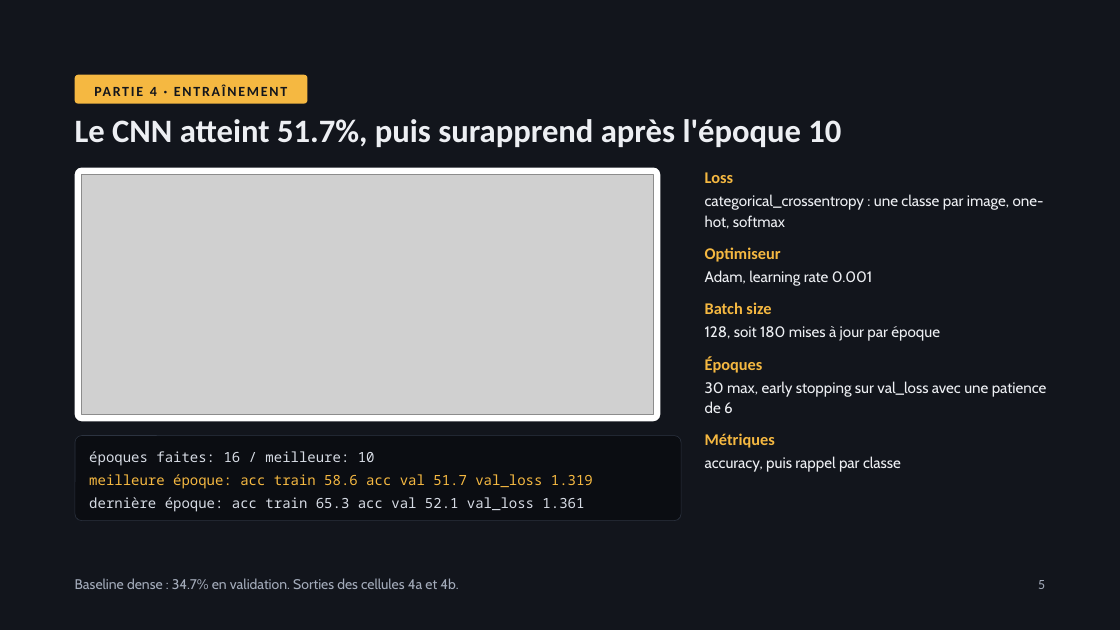
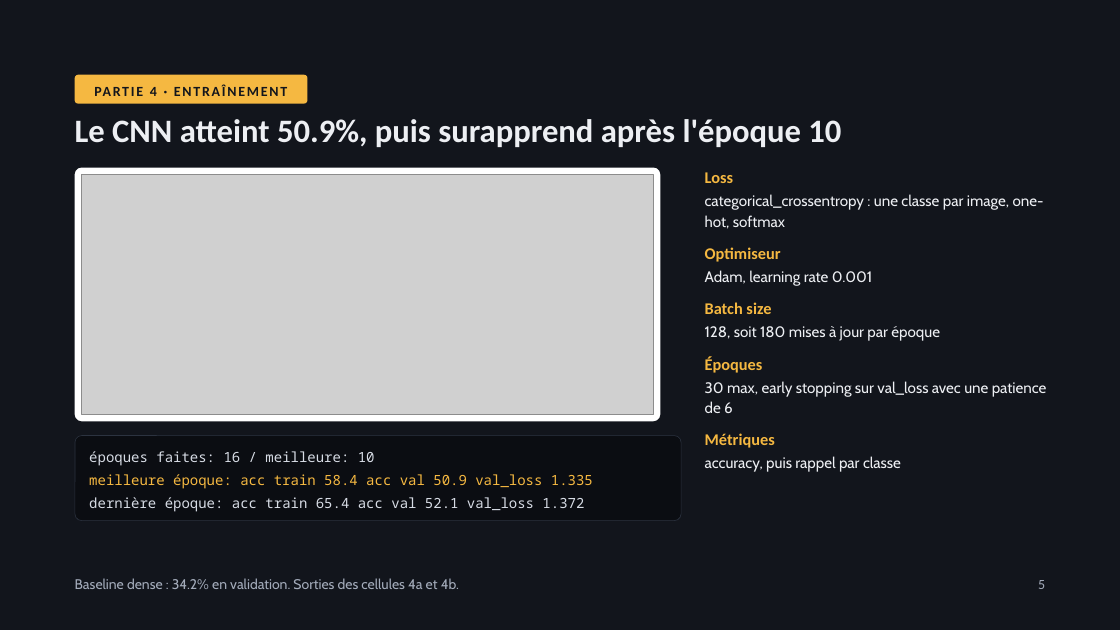
Before and after one commit to MonsieurNikko/Projet-DL-Facial-Expressions, a slide deck: slide 5 of soutenance/Soutenance — Reconnaissance d'expressions faciales (2).pptx. Drawn at 1120x630 pixels with LibreOffice and Linux fonts; fonts in the diff are those of the drawing; grey boxes stand for pictures. Boxes give left, top, right and bottom in pixels: in the first picture for what was removed or moved away, otherwise in the second. Text is boxed around its words. In the diff, an @@ line names an element or a change of style, - is before the commit and + after.

```diff
--- a/soutenance/Soutenance — Reconnaissance d'expressions faciales (2).pptx
+++ b/soutenance/Soutenance — Reconnaissance d'expressions faciales (2).pptx
@@ title at [75, 119, 841, 147]: text changed @@
-Le CNN atteint 51.7%, puis surapprend après l'époque 10
+Le CNN atteint 50.9%, puis surapprend après l'époque 10
@@ text at [89, 474, 593, 489]: text changed @@
-meilleure époque: acc train 58.6 acc val 51.7 val_loss 1.319
+meilleure époque: acc train 58.4 acc val 50.9 val_loss 1.335
@@ text at [89, 497, 584, 512]: text changed @@
-dernière époque: acc train 65.3 acc val 52.1 val_loss 1.361
+dernière époque: acc train 65.4 acc val 52.1 val_loss 1.372
@@ text at [75, 578, 459, 589]: text changed @@
-Baseline dense : 34.7% en validation. Sorties des cellules 4a et 4b.
+Baseline dense : 34.2% en validation. Sorties des cellules 4a et 4b.
```
Also in this commit, not shown: 6 other slides changed.
